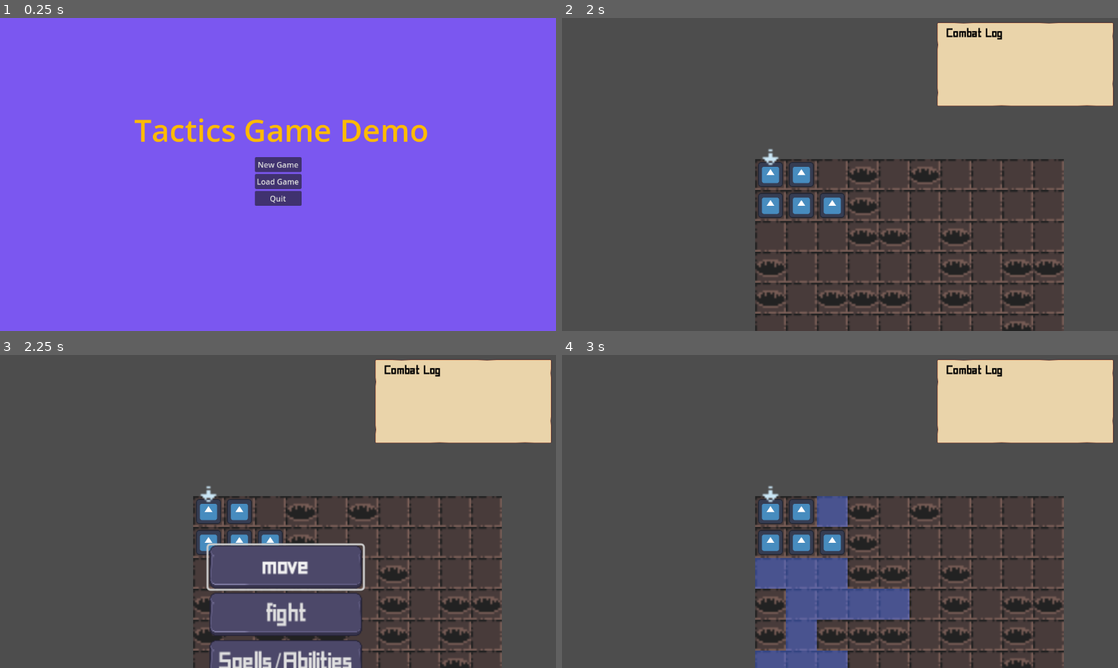
Above: before the commit, frames 1-4 (two rows, left to right).
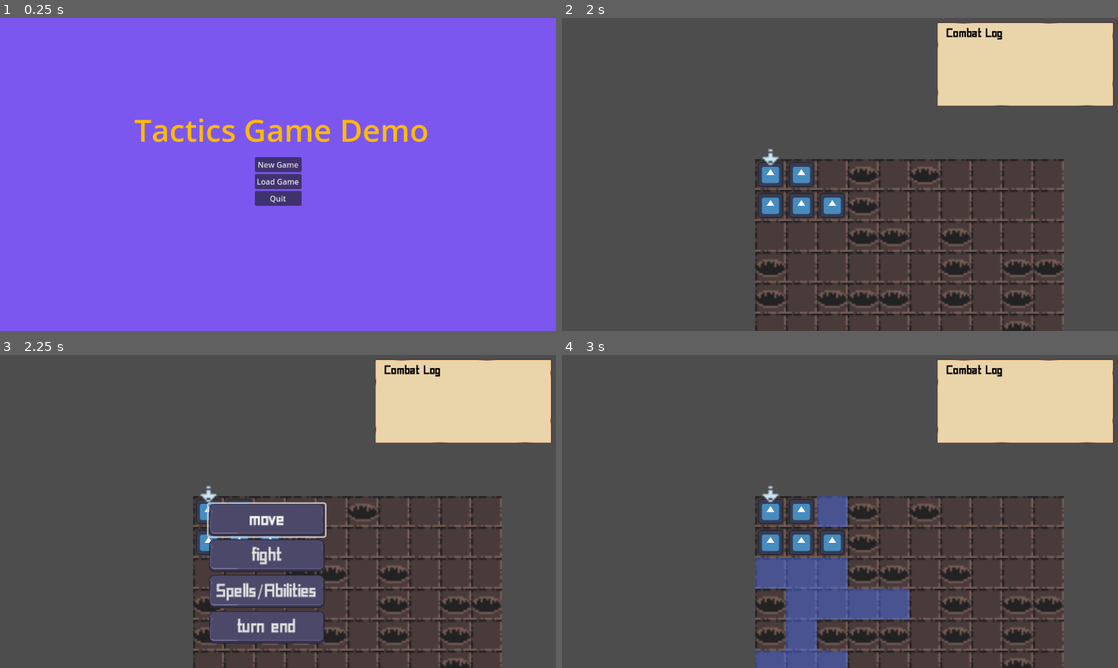
Above: after the commit, the same moments.

Repository: brianhall1313/dungeon-tactics
Game: Godot game, scene res://Scene/start_screen.tscn
Two runs of this game, one before a commit and one after it. Both use one fixed random seed, a clock stepped at 60 frames per second and the inputs below. The engine's default icon, where the game draws it, is replaced by a stand-in: a white triangle on a blue panel in a dark square.
Inputs (mouse positions are in pixels of both pictures, inside the frame that each line leads up to):
- Up to frame 1 (0.25 s): no input
- Up to frame 2 (2 s): click "New Game" at 0.5 s; click "Select Chapter" at 1.25 s
- Up to frame 3 (2.25 s): tap Enter at 2 s; move the mouse to (461, 401) at 2.02 s
- Up to frame 4 (3 s): click "move" at 2.75 s

Frames 1-2 are identical in both runs. In frame 3, 10% of the frame differs, in the area x 37-66%, y 46-100%; in frame 4, nothing differs.

Commit message:
more bugfixes from animationsp(tweens actually change your position! DUH) and added a damage taken animation

Diff:
--- a/Scene/Character.gd
+++ b/Scene/Character.gd
@@ -170,13 +170,16 @@
 
 func take_damage(damage:int):
 	damage=damage-armor
-	GlobalSignalBus.combat_message.emit("The damage dealt is "+str(damage))
 	if damage >=0:
+		GlobalSignalBus.combat_message.emit("The damage dealt is "+str(damage))
 		if current_health<=damage:
 			current_health=0
 			on_lethal_hit()
 		else:
 			current_health-=damage
+			take_damage_animation()
+	else:
+		GlobalSignalBus.combat_message.emit("Armor blocked the damage")
 
 
 func heal(amount:int):
@@ -193,6 +196,14 @@
 	GlobalSignalBus.death.emit(self)
 	print('oh shit you got me!!')
 
+
+func tween_movement(new_previous_position:Vector2,new_grid_position:Vector2i):
+	self.previous_position=new_previous_position
+	self.previous_position_coor=self.grid_position
+	self.grid_position=new_grid_position
+	turn_tracker['moved']=true
+
+
 func movement(new_position:Vector2,new_grid_position:Vector2i):
 	self.previous_position=self.position
 	self.previous_position_coor=self.grid_position
@@ -203,7 +214,7 @@
 
 func undo_movement():
 	if previous_position:
-		position=previous_position
+		self.position=previous_position
 		grid_position=previous_position_coor
 		turn_tracker['moved']=false
 
@@ -230,3 +241,19 @@
 		"inventory":self.inventory.duplicate(),
 	}
 	return data
+
+
+func take_damage_animation():
+	var tween = get_tree().create_tween()
+	var move_range:int = 5
+	var last_pos:Vector2=self.position
+	tween.tween_property(self, "modulate", Color.RED, .1)
+	var start_x := position.x
+	var end_x := position.x + move_range
+	tween.tween_property(self, "position:x", end_x, .01).from(start_x)
+	tween.tween_property(self, "position:x", start_x, .01).from(end_x)
+	tween.tween_property(self, "position:x", end_x, .01).from(start_x)
+	tween.tween_property(self, "position:x", start_x, .01).from(end_x)
+	tween.tween_property(self, "modulate", Color.WHITE, .2)
+	await tween.finished
+	self.position = last_pos
--- a/Scene/Map.gd
+++ b/Scene/Map.gd
@@ -321,7 +321,7 @@
 				tween.tween_property(current_character,"position",map_to_local(spot),.25).from(previous_spot)
 				previous_spot=map_to_local(spot)
 		await tween.finished
-		current_character.movement(Pointer.position,Pointer.grid_position)
+		current_character.tween_movement(current_character.previous_position,Pointer.grid_position)
 		clear_layer(1)
 		GlobalSignalBus.change_state.emit('character_interaction')
 		fight_menu.show_menu()
@@ -338,7 +338,10 @@
 
 
 func _on_movement_selection_escape_pressed():
-	current_character.undo_movement()
+	Pointer.movement(current_character.grid_position,current_character.position)
+	fight_menu.show_menu()
+	fight_menus.move(Pointer.position)
+	GlobalSignalBus.update_board.emit()
 	clear_layer(1)
 	GlobalSignalBus.change_state.emit('character_interaction')
 
@@ -520,12 +523,10 @@
 
 
 func _on_sa_resolution_escape_pressed():
-	Pointer.position=current_character.position
-
+	Pointer.movement(current_character.grid_position,current_character.position)
 	clear_layer(1)
 	clear_layer(2)
-	fight_menu.show()
-	fight_menu.fight_button.grab_focus()
+	fight_menus.sa_close()
 	GlobalSignalBus.change_state.emit("character_interaction")
 
 
--- a/Scene/fight_menu.tscn
+++ b/Scene/fight_menu.tscn
@@ -12,8 +12,15 @@
 [node name="menus" type="Control"]
 top_level = true
 layout_mode = 3
-anchors_preset = 0
-offset_right = 153.0
+anchors_preset = 8
+anchor_left = 0.5
+anchor_top = 0.5
+anchor_right = 0.5
+anchor_bottom = 0.5
+offset_top = -24.0
+offset_bottom = -24.0
+grow_horizontal = 2
+grow_vertical = 2
 scale = Vector2(0.5, 0.5)
 theme = ExtResource("1_lc3y3")
 script = ExtResource("1_fp5t1")
@@ -22,9 +29,10 @@
 [node name="fight_menu" type="VBoxContainer" parent="."]
 z_index = 5
 layout_mode = 0
-offset_top = 35.0
-offset_right = 153.0
-offset_bottom = 171.0
+offset_top = -8.0
+offset_right = 161.0
+offset_bottom = 248.0
+scale = Vector2(0.75, 0.75)
 focus_mode = 2
 script = ExtResource("1_i3yku")
 
@@ -52,9 +60,9 @@
 [node name="sa_menu" type="VBoxContainer" parent="."]
 layout_mode = 2
 offset_left = 4.0
-offset_top = 37.0
 offset_right = 153.0
-offset_bottom = 206.0
+offset_bottom = 235.0
+scale = Vector2(0.75, 0.75)
 script = ExtResource("6_cu1po")
 
 [node name="sa_menu_go_back" type="Button" parent="sa_menu"]
